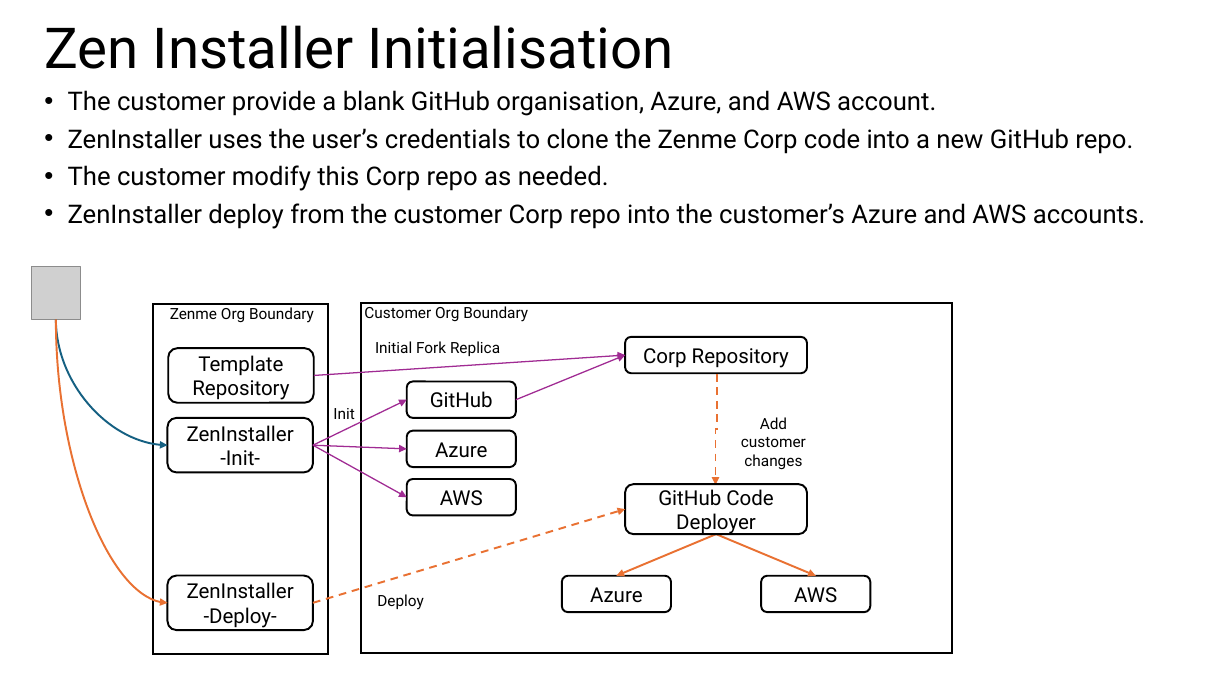
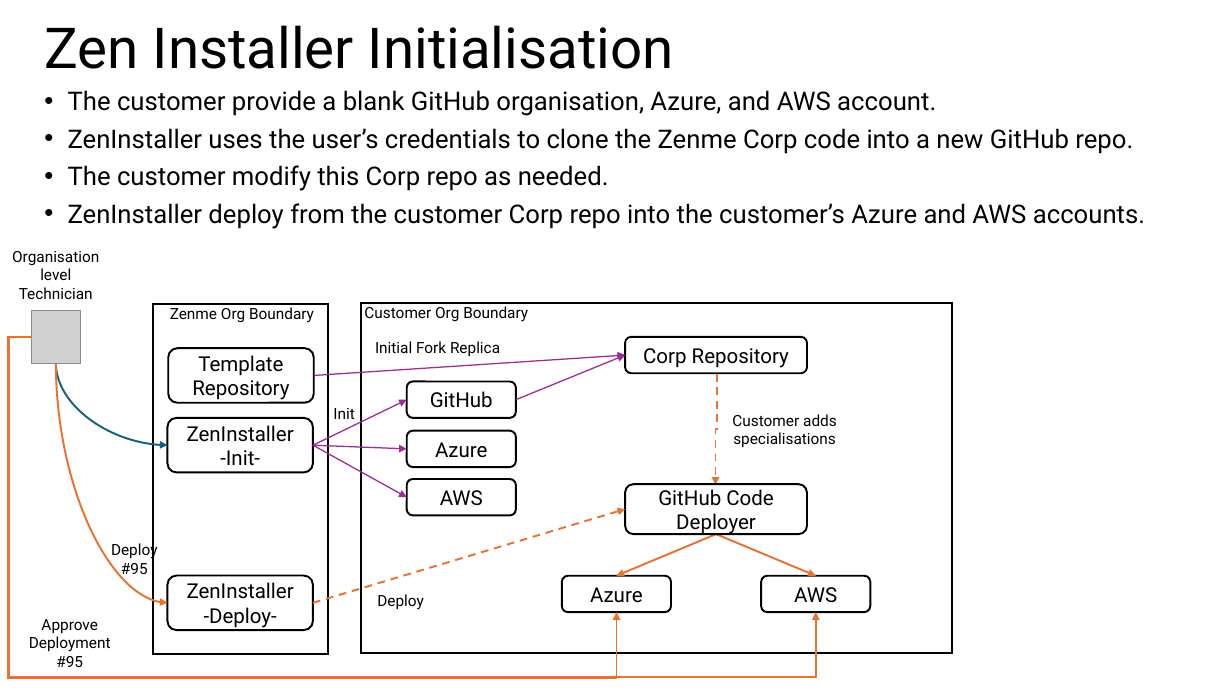
Before and after one commit to ZenMe-AU/ZBCorpArchitecture, a slide deck: slide 3 of Documentation/Corp Architecture Overview.pptx. Drawn at 1232x693 pixels with LibreOffice and Linux fonts; fonts in the diff are those of the drawing; grey boxes stand for pictures. Boxes give left, top, right and bottom in pixels: in the first picture for what was removed or moved away, otherwise in the second. Text is boxed around its words. In the diff, an @@ line names an element or a change of style, - is before the commit and + after.

Commit message:
update: modify Corp Architecture Overview presentation

```diff
--- a/Documentation/Corp Architecture Overview.pptx
+++ b/Documentation/Corp Architecture Overview.pptx
@@ text added at <box>12,251,99,299</box>, 12 pt, text #000000 @@
+Organisation level Technician
@@ picture removed at <box>31,267,79,320</box> @@
@@ picture added at <box>31,311,79,363</box> @@
@@ elbow arrow added from (31, 337) to (616, 613), #E97132 1.5 pt @@
@@ elbow arrow added from (31, 337) to (816, 613), #E97132 1.5 pt @@
@@ curved arrow moved from (55, 320) - (167, 603) to (55, 363) - (167, 603) @@
@@ curved arrow moved from (55, 320) - (167, 445) to (55, 363) - (167, 445) @@
@@ text at <box>732,414,837,447</box>: text changed @@
-Add customer changes
+Customer adds specialisations
@@ text added at <box>111,542,158,578</box>, 12 pt, text #000000 @@
+Deploy #95
@@ text added at <box>29,619,111,667</box>, 12 pt, text #000000 @@
+Approve Deployment #95
```
